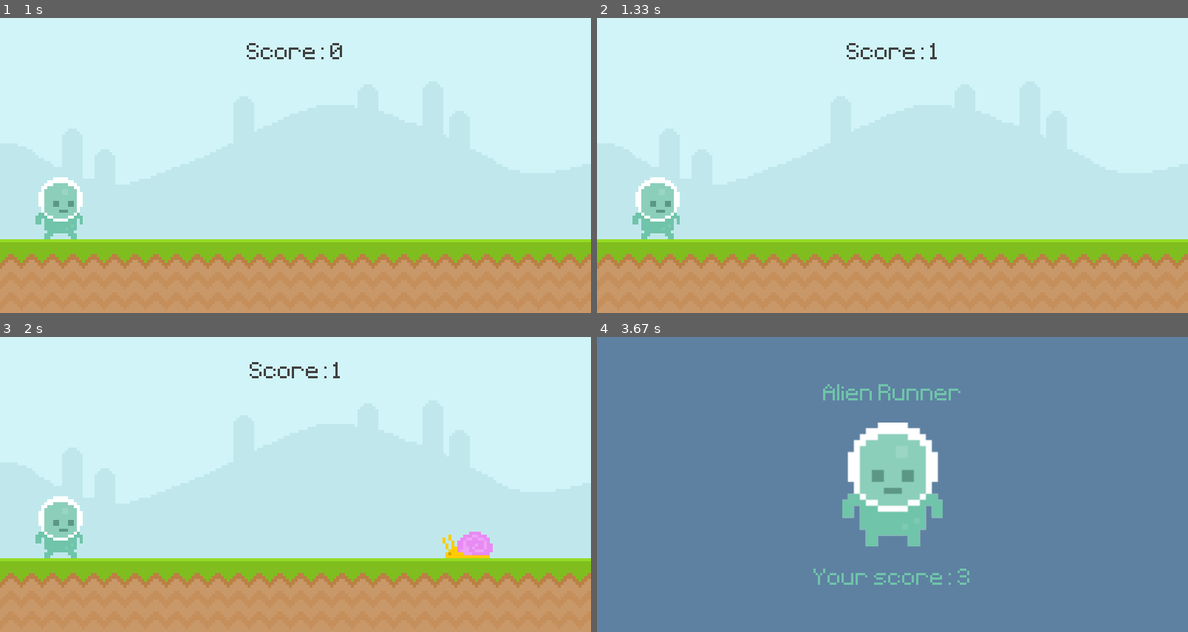
Above: before the commit, frames 1-4 (two rows, left to right).
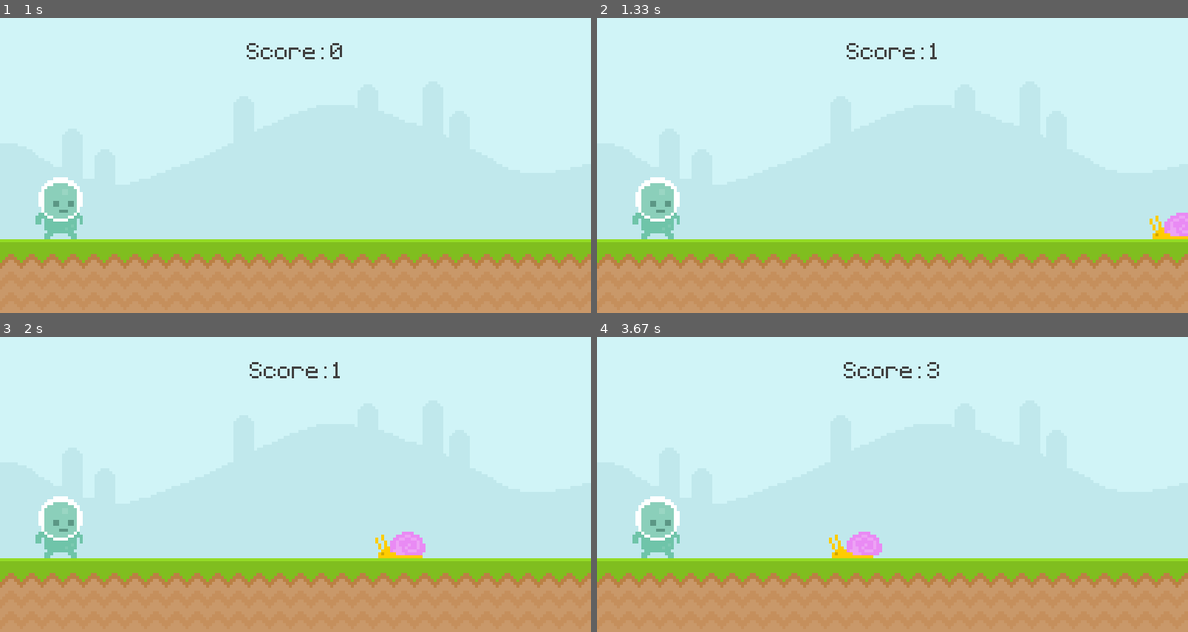
Above: after the commit, the same moments.

Repository: SJLEE411/pygame-runner
Game: pygame game, started from UltimatePygameIntro-main/runner_learn.py
Same seed, same stepped clock (60 frames per second), same inputs: the game is played once before the commit and once after it.
Inputs:
- Up to frame 1 (1 s): tap Space at 0.33 s
- Up to frame 2 (1.33 s): no input
- Up to frame 3 (2 s): no input
- Up to frame 4 (3.67 s): tap Space at 2.17, 2.57, 2.87, 3.4 s

Frame 1 is identical in both runs. In frame 2, 0.4% of the frame differs, in the area x 93-100%, y 66-75%; in frame 3, 1.1%; in frame 4, 100%, in the area x 0-100%, y 0-100%.

Commit message:
Update runner_learn.py
Adding Audio

Diff:
--- a/UltimatePygameIntro-main/runner_learn.py
+++ b/UltimatePygameIntro-main/runner_learn.py
@@ -15,10 +15,14 @@
         self.rect = self.image.get_rect(midbottom = (80, 300))
         self.gravity = 0
 
+        self.jump_sound = pygame.mixer.Sound('audio/jump.mp3')
+        self.jump_sound.set_volume(0.3)
+
     def player_input(self):
         keys = pygame.key.get_pressed()
         if keys[pygame.K_SPACE] and self.rect.bottom >= 300:
             self.gravity = -20
+            self.jump_sound.play()
 
     def apply_gravity(self):
         self.gravity += 1
@@ -56,7 +60,7 @@
 
         self.animation_index = 0
         self.image = self.frames[self.animation_index]
-        self.rect = self.image.get_rect(midbottom = (randint(900,1100),y_pos))
+        self.rect = self.image.get_rect(midbottom = (randint(800,1100),y_pos))
 
     def animation_state(self):
         self.animation_index += 0.1
@@ -121,6 +125,9 @@
 game_active = False
 start_time = 0
 score = 0
+bg_Music = pygame.mixer.Sound('audio/music.wav')
+bg_Music.play(loops = -1)
+bg_Music.set_volume(0.3)
 
 player = pygame.sprite.GroupSingle()
 player.add(Player())
